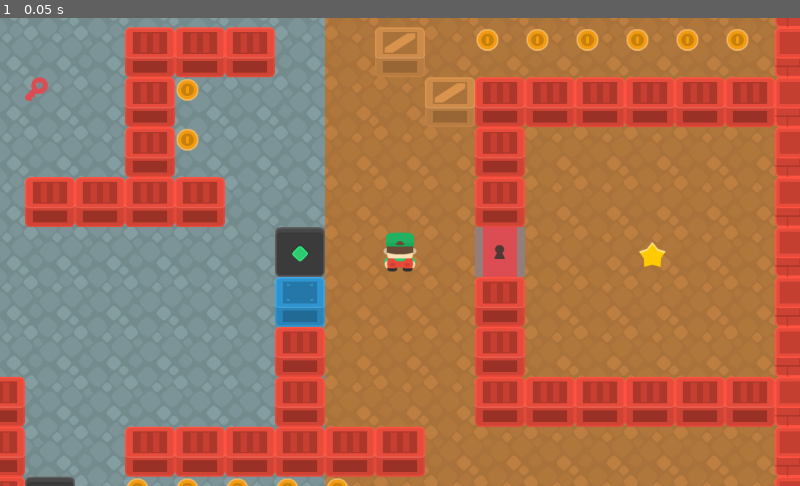
Above: before the commit, frame 1.
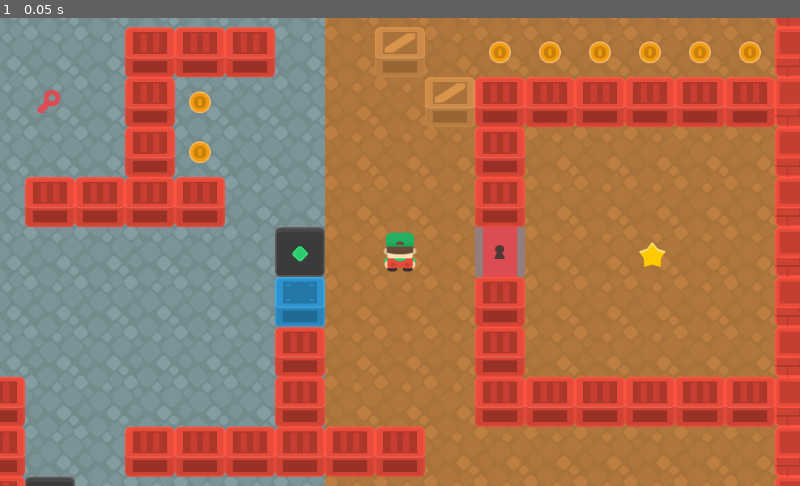
Above: after the commit, the same moment.

Repository: AlbertMontagutCasero/escape-the-maze
Game: Godot game, scene res://level/Level1.tscn
Same seed, same stepped clock (60 frames per second), same inputs: the game is played once before the commit and once after it. The project has no main scene, so this scene is started directly.
Inputs:
- Up to frame 1 (0.05 s): no input

The runs differ from the first frame. In frame 1, 1.9% of the frame differs, in the area x 3-96%, y 2-100%.

Commit message:
Fixing Coin Position

Diff:
--- a/enviroment_tileset.tres
+++ b/enviroment_tileset.tres
@@ -363,7 +363,7 @@
 } ]
 13/name = "KeyGreen"
 13/texture = ExtResource( 4 )
-13/tex_offset = Vector2( 0, 0 )
+13/tex_offset = Vector2( 16, 16 )
 13/modulate = Color( 1, 1, 1, 1 )
 13/region = Rect2( 0, 0, 29, 30 )
 13/is_autotile = false
@@ -377,7 +377,7 @@
 } ]
 14/name = "KeyRed"
 14/texture = ExtResource( 5 )
-14/tex_offset = Vector2( 0, 0 )
+14/tex_offset = Vector2( 16, 16 )
 14/modulate = Color( 1, 1, 1, 1 )
 14/region = Rect2( 0, 0, 29, 30 )
 14/is_autotile = false
@@ -391,7 +391,7 @@
 } ]
 15/name = "Coin"
 15/texture = ExtResource( 1 )
-15/tex_offset = Vector2( 0, 0 )
+15/tex_offset = Vector2( 16, 16 )
 15/modulate = Color( 1, 1, 1, 1 )
 15/region = Rect2( 592, 336, 32, 32 )
 15/is_autotile = false
@@ -405,7 +405,7 @@
 } ]
 16/name = "Coin2"
 16/texture = ExtResource( 1 )
-16/tex_offset = Vector2( 0, 0 )
+16/tex_offset = Vector2( 16, 16 )
 16/modulate = Color( 1, 1, 1, 1 )
 16/region = Rect2( 656, 336, 32, 32 )
 16/is_autotile = false
@@ -655,3 +655,4 @@
 "shape": SubResource( 28 ),
 "shape_transform": Transform2D( 1, 0, 0, 1, 32, 32 )
 } ]
+_sections_unfolded = [ "12", "13", "14", "15", "16", "17" ]
--- a/level/Level1.tscn
+++ b/level/Level1.tscn
@@ -24,6 +24,7 @@
 occluder_light_mask = 1
 format = 1
 tile_data = PoolIntArray( 0, 30, 0, 1, 30, 0, 2, 30, 0, 3, 30, 0, 4, 30, 0, 5, 30, 0, 6, 30, 0, 7, 30, 0, 8, 30, 0, 9,  …(4362 unchanged characters)…
+_sections_unfolded = [ "Cell", "Collision" ]
 __meta__ = {
 "_edit_lock_": true
 }
@@ -69,7 +70,8 @@
 collision_mask = 1
 occluder_light_mask = 1
 format = 1
-tile_data = PoolIntArray( 131084, 15, 0, 131085, 15, 0, 1310 …(84 unchanged characters)… , 262150, 15, 0, 393231, 17, 0, 589825, -1610612721, 0, 655361, -1610612721, 0, 720897, -1610612721, 0, 720901, 15, 0, 720902, 15, 0, 720903, 15, 0, 720904, 15, 0, 720905, 15, 0, 786433, -1610612721, 0, 851969, -1610612721, 0, 851973, 15, 0, 851974, 15, 0, 851975, 15, 0, 851976, 15, 0, 851977, 15, 0, 851981, 15, 0, 851982, 15, 0, 851984, 15, 0, 917505, -1610612721, 0, 917509, 15, 0, 917510, 15, 0, 917511, 15, 0, 917512, 15, 0, 917513, 15, 0 )
+tile_data = PoolIntArray( 131084, 15, 0, 131085, 15, 0, 1310 …(84 unchanged characters)… , 262150, 15, 0, 393231, 17, 0, 589825, 15, 0, 655361, 15, 0, 720897, 15, 0, 720901, 15, 0, 720902, 15, 0, 720903, 15, 0, 720904, 15, 0, 720905, 15, 0, 786433, 15, 0, 851969, 15, 0, 851973, 15, 0, 851974, 15, 0, 851975, 15, 0, 851976, 15, 0, 851977, 15, 0, 851981, 15, 0, 851982, 15, 0, 851984, 15, 0, 917505, 15, 0, 917509, 15, 0, 917510, 15, 0, 917511, 15, 0, 917512, 15, 0, 917513, 15, 0 )
+_sections_unfolded = [ "Cell", "Collision", "Occluder", "Transform", "Z Index" ]
 __meta__ = {
 "_edit_lock_": true
 }
